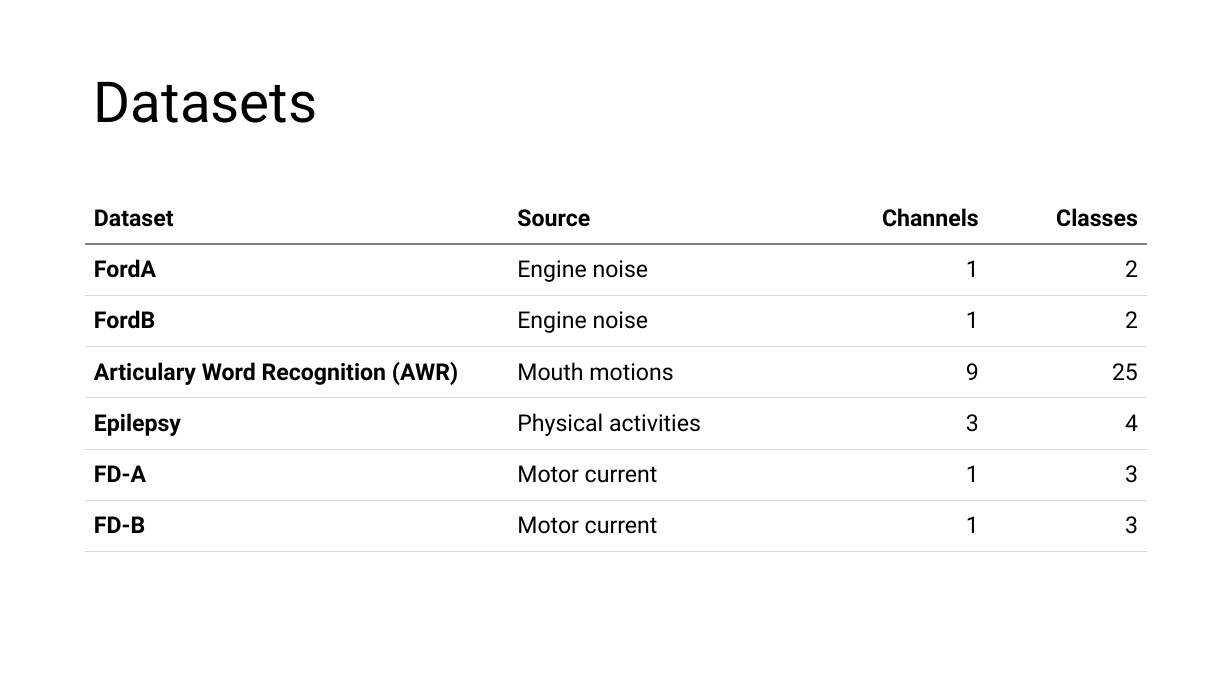
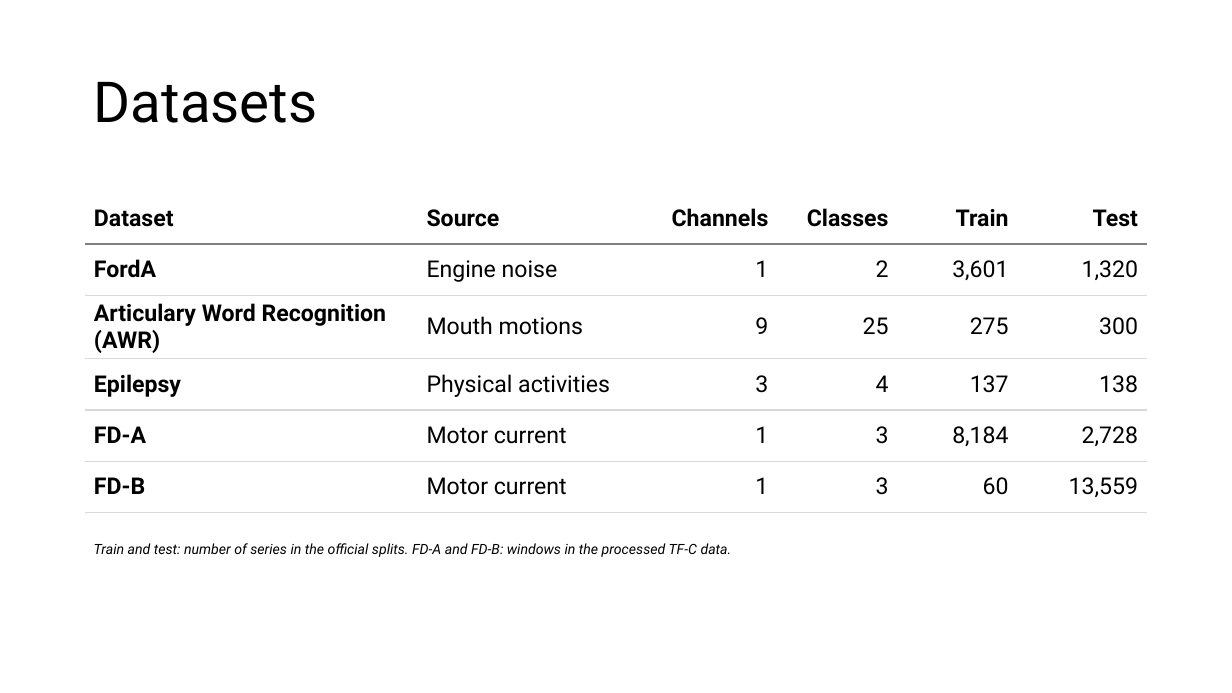
Before and after one commit to FVardi/PhD-Courses, a slide deck: slide 5 of Deep learning for time-series/Assignment 4/Presentation.pptx. Drawn at 1232x693 pixels with LibreOffice and Linux fonts; fonts in the diff are those of the drawing. Boxes give left, top, right and bottom in pixels: in the first picture for what was removed or moved away, otherwise in the second. Text is boxed around its words. In the diff, an @@ line names an element or a change of style, - is before the commit and + after.

```diff
--- a/Deep learning for time-series/Assignment 4/Presentation.pptx
+++ b/Deep learning for time-series/Assignment 4/Presentation.pptx
@@ table at [85,192,1148,514] @@
-Dataset | Source | Channels | Classes
-FordA | Engine noise | 1 | 2
-FordB | Engine noise | 1 | 2
-Articulary Word Recognition (AWR) | Mouth motions | 9 | 25
-Epilepsy | Physical activities | 3 | 4
-FD-A | Motor current | 1 | 3
-FD-B | Motor current | 1 | 3
+Dataset | Source | Channels | Classes | Train | Test
+FordA | Engine noise | 1 | 2 | 3,601 | 1,320
+Articulary Word Recognition (AWR) | Mouth motions | 9 | 25 | 275 | 300
+Epilepsy | Physical activities | 3 | 4 | 137 | 138
+FD-A | Motor current | 1 | 3 | 8,184 | 2,728
+FD-B | Motor current | 1 | 3 | 60 | 13,559
@@ text added at [94,543,732,557], 11 pt, text #000000, italic @@
+Train and test: number of series in the official splits. FD-A and FD-B: windows in the processed TF-C data.
```
Also in this commit, not shown: 6 other slides changed, 4 slides added, 5 other files.
